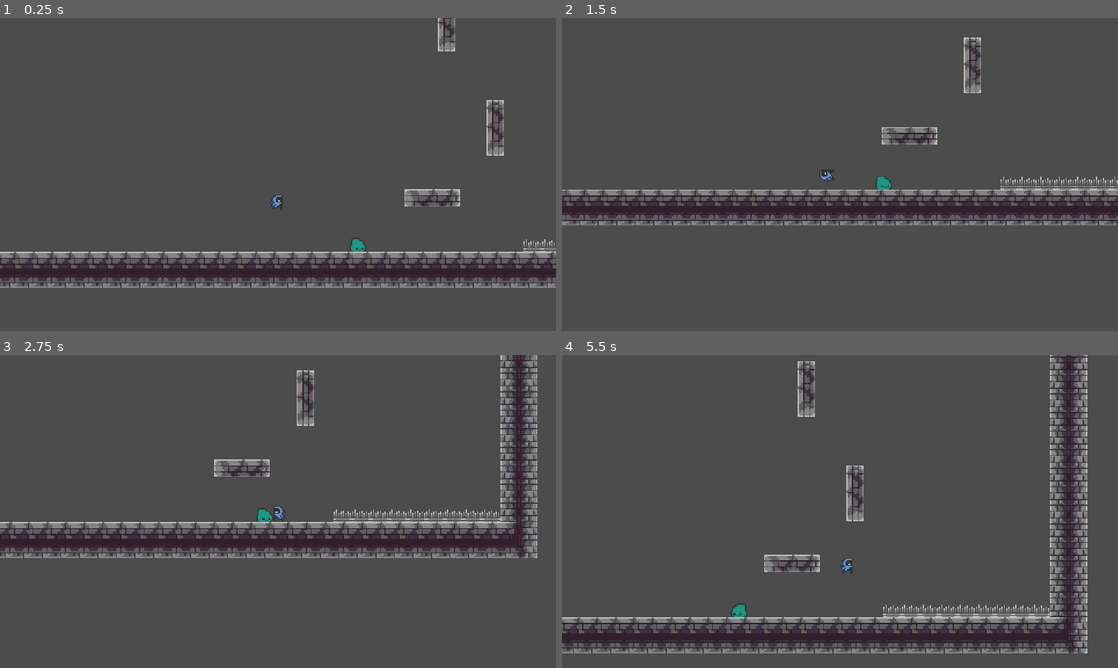
Above: before the commit, frames 1-4 (two rows, left to right).
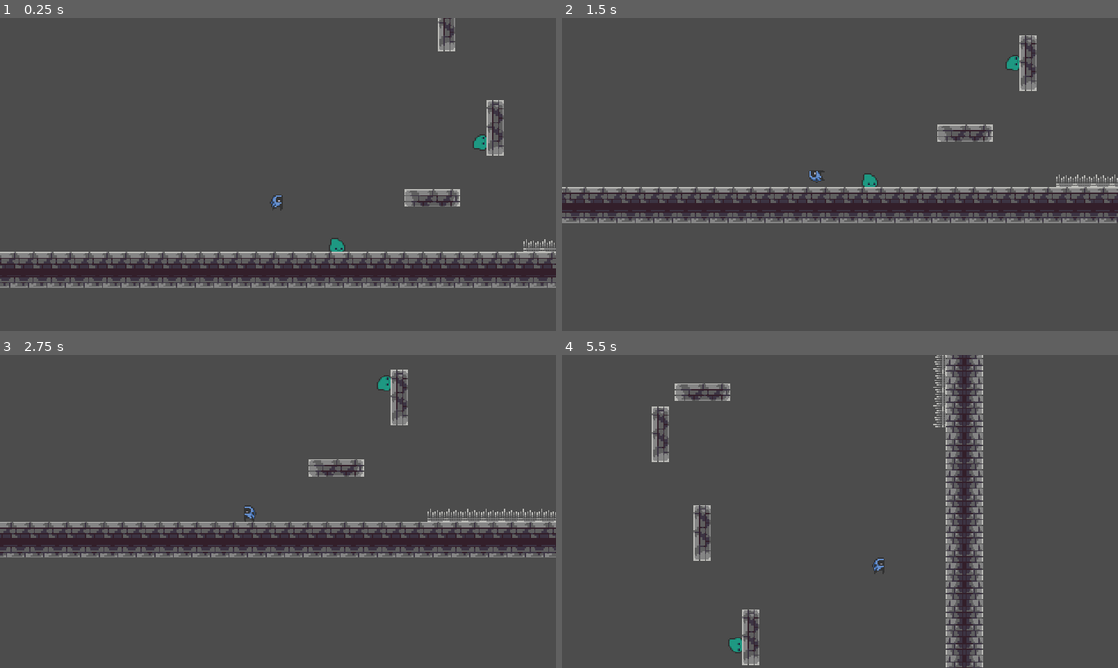
Above: after the commit, the same moments.

Repository: Quanarie/GoUp
Game: Godot game, scene res://World.tscn
The game is run twice, just before and just after one commit, with the same random seed, the same clock (stepped at 60 frames per second) and the same inputs.
Inputs:
- Up to frame 1 (0.25 s): no input
- Up to frame 2 (1.5 s): hold Right (ui_right) from 0.53 s (still down); tap Shift (activate_boots) at 0.6 s; tap Up (ui_up) at 0.77 s; tap Space (dash) at 1.35 s
- Up to frame 3 (2.75 s): tap Up (ui_up) at 1.52 s; release Right (ui_right) at 2.03 s; hold Left (ui_left) from 2.03 s (still down); tap Shift (activate_boots) at 2.1 s
- Up to frame 4 (5.5 s): release Left (ui_left) at 2.78 s; hold Right (ui_right) 2.78-4.28 s; tap Space (dash) at 2.85, 4.35 s; tap Up (ui_up) at 3.02, 3.77, 4.52 s; tap Shift (activate_boots) at 3.6, 5.1 s; hold Left (ui_left) 4.28-5.03 s; hold Right (ui_right) from 5.03 s (still down)

The runs differ from the first frame. In frame 1, 0.3% of the frame differs, in the area x 59-88%, y 37-75%; in frame 2, 8.6%; in frame 3, 7.7%; in frame 4, 13%, in the area x 0-95%, y 0-100%.

Commit message:
Player attack added

Diff:
--- a/Enemy/MovingEnemy.gd
+++ b/Enemy/MovingEnemy.gd
@@ -1,6 +1,18 @@
+tool
 extends "res://Environment/MovingObject.gd"
 
 onready var sprite = $Sprite
+onready var stats = $Stats
 
-func _on_MoveTween_tween_completed(object, key):
+func _ready():
+	stats.connect("no_health", self, "death")
+
+func _on_MoveTween_tween_completed(_object, _key):
 	sprite.flip_h = !sprite.flip_h
+
+func _on_Hurtbox_area_entered(area):
+	stats.health -= area.damage
+	area.recharge()
+
+func death():
+	queue_free()
--- a/Enemy/Slime.tscn
+++ b/Enemy/Slime.tscn
@@ -1,17 +1,22 @@
-[gd_scene load_steps=7 format=2]
+[gd_scene load_steps=10 format=2]
 
 [ext_resource path="res://Enemy/MovingEnemy.gd" type="Script" id=1]
 [ext_resource path="res://Art/Slime.png" type="Texture" id=2]
 [ext_resource path="res://Other/Hitbox.tscn" type="PackedScene" id=3]
+[ext_resource path="res://Player/Stats.gd" type="Script" id=4]
+[ext_resource path="res://Other/Hurtbox.tscn" type="PackedScene" id=5]
 
 [sub_resource type="AtlasTexture" id=1]
 atlas = ExtResource( 2 )
 region = Rect2( 0, 0, 16, 16 )
 
 [sub_resource type="RectangleShape2D" id=2]
-extents = Vector2( 7, 5.5 )
+extents = Vector2( 6, 5 )
 
 [sub_resource type="RectangleShape2D" id=3]
+extents = Vector2( 8, 7 )
+
+[sub_resource type="RectangleShape2D" id=4]
 extents = Vector2( 9, 8 )
 
 [node name="Slime" type="KinematicBody2D"]
@@ -22,23 +27,36 @@
 flip_h = true
 
 [node name="CollisionShape2D" type="CollisionShape2D" parent="."]
-position = Vector2( 0, 2.5 )
+position = Vector2( 0, 2 )
 shape = SubResource( 2 )
 
 [node name="Hitbox" parent="." instance=ExtResource( 3 )]
 collision_layer = 0
 collision_mask = 8
+mask_hurtbox_number = 3
 
 [node name="CollisionShape2D" parent="Hitbox" index="0"]
 position = Vector2( 0, 2 )
 shape = SubResource( 3 )
+
+[node name="Hurtbox" parent="." instance=ExtResource( 5 )]
+collision_layer = 16
+collision_mask = 0
+
+[node name="CollisionShape2D" parent="Hurtbox" index="0"]
+position = Vector2( 0, 2 )
+shape = SubResource( 4 )
 
 [node name="MoveTween" type="Tween" parent="."]
 repeat = true
 playback_process_mode = 0
 playback/repeat = true
 
-[connection signal="area_entered" from="Hitbox" to="Hitbox" method="_on_Hitbox_area_entered"]
+[node name="Stats" type="Node" parent="."]
+script = ExtResource( 4 )
+
+[connection signal="area_entered" from="Hurtbox" to="." method="_on_Hurtbox_area_entered"]
 [connection signal="tween_completed" from="MoveTween" to="." method="_on_MoveTween_tween_completed"]
 
 [editable path="Hitbox"]
+[editable path="Hurtbox"]
--- a/Environment/MovingObject.gd
+++ b/Environment/MovingObject.gd
@@ -15,6 +15,8 @@
 		set_tween(start_position, start_position + move_offset)
 
 func set_tween(from, to):
+	if move_offset == Vector2.ZERO:
+		return
 	tween.interpolate_property(self, "position", from, to, duration,
 		Tween.TRANS_LINEAR, Tween.EASE_IN_OUT, IDLE_DURATION)
 	tween.interpolate_property(self, "position", to, from, duration,
--- a/Other/Hitbox.gd
+++ b/Other/Hitbox.gd
@@ -2,8 +2,9 @@
 
 export var damage = 1
 export var recharge_time = 1
+export var mask_hurtbox_number = 0
 
 func recharge():
-	set_collision_mask_bit(3, false)
+	set_collision_mask_bit(mask_hurtbox_number, false)
 	yield(get_tree().create_timer(recharge_time), "timeout")
-	set_collision_mask_bit(3, true)
+	set_collision_mask_bit(mask_hurtbox_number, true)
--- a/Player/Player.tscn
+++ b/Player/Player.tscn
@@ -1,11 +1,15 @@
-[gd_scene load_steps=6 format=2]
+[gd_scene load_steps=8 format=2]
 
 [ext_resource path="res://Art/Player.png" type="Texture" id=1]
 [ext_resource path="res://Player/Player.gd" type="Script" id=2]
 [ext_resource path="res://Other/Hurtbox.tscn" type="PackedScene" id=3]
+[ext_resource path="res://Other/Hitbox.tscn" type="PackedScene" id=4]
 
 [sub_resource type="RectangleShape2D" id=1]
 extents = Vector2( 4, 6.5 )
+
+[sub_resource type="RectangleShape2D" id=3]
+extents = Vector2( 14, 10 )
 
 [sub_resource type="CapsuleShape2D" id=2]
 radius = 5.0
@@ -25,6 +29,15 @@
 position = Vector2( -1, 1.5 )
 shape = SubResource( 1 )
 
+[node name="Hitbox" parent="." instance=ExtResource( 4 )]
+collision_layer = 0
+collision_mask = 16
+mask_hurtbox_number = 4
+
+[node name="CollisionShape2D" parent="Hitbox" index="0"]
+position = Vector2( 4, 0 )
+shape = SubResource( 3 )
+
 [node name="Hurtbox" parent="." instance=ExtResource( 3 )]
 collision_layer = 8
 collision_mask = 0
@@ -34,4 +47,5 @@
 
 [connection signal="area_entered" from="Hurtbox" to="." method="_on_Hurtbox_area_entered"]
 
+[editable path="Hitbox"]
 [editable path="Hurtbox"]
--- a/Player/PlayerStats.gd
+++ /dev/null
@@ -1,19 +0,0 @@
-extends Node
-
-export var max_health = 1 setget set_max_health
-
-var health = 1 setget set_health
-
-signal no_health
-
-func _ready():
-	health = max_health
-
-func set_max_health(value):
-	max_health = value
-	self.health = min(max_health, health)
-
-func set_health(value):
-	health = value
-	if health <= 0:
-		emit_signal("no_health")
--- a/Player/PlayerStats.tscn
+++ b/Player/PlayerStats.tscn
@@ -1,6 +1,6 @@
 [gd_scene load_steps=2 format=2]
 
-[ext_resource path="res://Player/PlayerStats.gd" type="Script" id=1]
+[ext_resource path="res://Player/Stats.gd" type="Script" id=1]
 
 [node name="PlayerStats" type="Node"]
 script = ExtResource( 1 )
--- /dev/null
+++ b/Player/Stats.gd
@@ -0,0 +1,22 @@
+extends Node
+
+export var max_health = 1 setget set_max_health
+var health = max_health setget set_health
+
+signal no_health
+signal health_changed(value)
+signal max_health_changed(value)
+
+func set_health(value):
+	health = value
+	emit_signal("health_changed", health)
+	if health <= 0:
+			emit_signal("no_health")
+
+func set_max_health(value):
+	max_health = value
+	self.health = min(health, max_health)
+	emit_signal("max_health_changed", max_health)
+
+func _ready():
+	self.health = max_health
--- a/World.tscn
+++ b/World.tscn
@@ -231,7 +231,7 @@
 position = Vector2( 238, -78 )
 
 [node name="MovingPlatform2" parent="Environement" instance=ExtResource( 4 )]
-position = Vector2( 274, -223 )
+position = Vector2( 274, -235 )
 rotation = -1.5708
 move_offset = Vector2( 0, 50 )
 is_turned = true
@@ -239,6 +239,10 @@
 [node name="MovingPlatform" parent="Environement" instance=ExtResource( 4 )]
 position = Vector2( 174, -132 )
 
+[node name="Slime2" parent="Environement/MovingPlatform" instance=ExtResource( 6 )]
+position = Vector2( -12, -16 )
+move_offset = Vector2( 30, 0 )
+
 [node name="MovingPlatform3" parent="Environement" instance=ExtResource( 4 )]
 position = Vector2( 356, -288 )
 rotation = -1.5708
@@ -305,4 +309,18 @@
 rotation = -1.5708
 
 [node name="Slime" parent="Environement" instance=ExtResource( 6 )]
-position = Vector2( 156, 232 )
+position = Vector2( 264, 147 )
+rotation = -1.5708
+move_offset = Vector2( 0, -30 )
+is_turned = true
+
+[node name="Slime2" parent="Environement" instance=ExtResource( 6 )]
+position = Vector2( 143, 232 )
+move_offset = Vector2( 0, 0 )
+
+[node name="Stats" parent="Environement/Slime2" index="5"]
+max_health = 2
+
+[editable path="Environement/Slime2"]
+[editable path="Environement/Slime2/Hitbox"]
+[editable path="Environement/Slime2/Hurtbox"]
